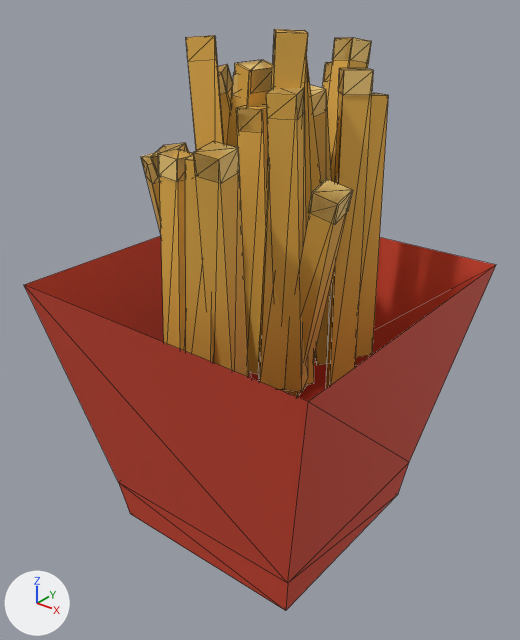
Renders of the glTF model models/fries-classic.glb from each side of a commit.
Both versions are drawn from a 50 mm lens placed at (0.1249, -0.1599, 0.1709), pointed at (-0.0004, -0.0033, 0.0738). The axes (+X, +Y, +Z) are drawn at lower left. The lights are the same throughout. The first picture is the older version. Mesh edges are drawn as thin lines. Vertices at exactly the same position are counted once.

The first picture shows 'fries-classic'.
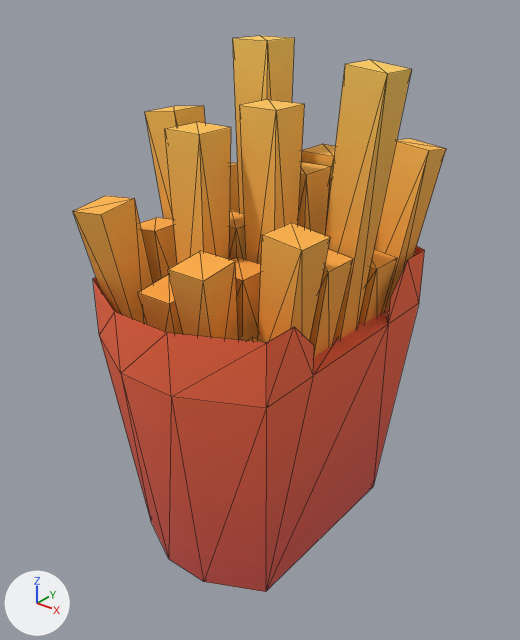
Where the change shows, as pixel boxes [x1, y1, x2, y2] in the pictures (520 x 640 px; the box of a moved part takes in the faces that stretch with it):
'fries-classic', reshaped (21% narrower): before [24, 29, 496, 611]; after [73, 36, 446, 592]
part 1 of me_mesh_0, rebuilt (30% narrower, 8% shorter): before [24, 236, 496, 611]; after [93, 246, 425, 592]
part 2 of me_mesh_0, rebuilt: before [311, 86, 332, 183]; after [301, 144, 335, 231]
part 3 of me_mesh_0, rebuilt: before [236, 105, 268, 375]; after [239, 99, 305, 264]
part 4 of me_mesh_0, rebuilt: before [326, 68, 372, 388]; after [325, 60, 412, 339]
part 5 of me_mesh_0, deleted (orange): before [141, 30, 384, 224]
part 6 of me_mesh_0, moved or reshaped: before [141, 29, 389, 397]; after [73, 36, 446, 357]

The change, as a diff of the scene's bpy script:
```diff
--- a/models/fries-classic.glb.py
+++ b/models/fries-classic.glb.py
@@ img_colormap @@
+img_colormap = load_image('colormap', '_unpacked/colormap', 512, 512, 'sRGB')
@@ mat_colormap @@
+mat_colormap = bpy.data.materials.new('colormap')
+# uses the picture img_colormap
@@ me_mesh_0 @@
 # used by ob_fries_classic; location = (0.0, 0.0, 0.0)
-me_mesh_0.from_pydata(...)  # 397 vertices, 596 faces; spans x -0.051..0.051, y -0.051..0.052, z 0.0..0.158
-me_mesh_0.materials.append(mat_material_0)  # red #cf432b
-me_mesh_0.materials.append(mat_material_1)  # orange #e8b34a
-me_mesh_0.materials.append(mat_material_2)  # orange #f3cd78
+me_mesh_0.from_pydata(...)  # 228 vertices, 300 faces; spans x -0.035..0.035, y -0.051..0.051, z 0.0..0.154
+# me_mesh_0 part 1: the loose piece of 13 vertices spanning x -0.051..0.051, y -0.051..0.051, z 0.0..0.088 is rebuilt with 36 vertices and now spans x -0.032..0.031, y -0.051..0.051, z 0.0..0.091, in mat_colormap
+# me_mesh_0 part 2: the loose piece of 8 vertices spanning x 0.001..0.013, y 0.002..0.03, z 0.056..0.143 is rebuilt with 8 vertices and now spans x 0.0..0.013, y 0.014..0.027, z 0.073..0.123, in mat_colormap
+# me_mesh_0 part 3: the loose piece of 8 vertices spanning x -0.002..0.01, y -0.012..-0.003, z 0.06..0.139 is rebuilt with 8 vertices and now spans x 0.0..0.013, y -0.013..-0.001, z 0.073..0.14, in mat_colormap
+# me_mesh_0 part 4: the loose piece of 8 vertices spanning x 0.017..0.029, y 0.001..0.014, z 0.052..0.148 is rebuilt with 8 vertices and now spans x 0.016..0.035, y 0.001..0.013, z 0.068..0.15, in mat_colormap
+# me_mesh_0 part 5: 27 loose pieces with 216 vertices, spanning x -0.034..0.036, y -0.039..0.052, z 0.057..0.158, are deleted
+# me_mesh_0 part 6: 144 vertices removed from x -0.032..0.035, y -0.039..0.052, z 0.051..0.158; 168 vertices added at x -0.035..0.033, y -0.044..0.044, z 0.063..0.154
+me_mesh_0.materials.append(mat_colormap)
```
